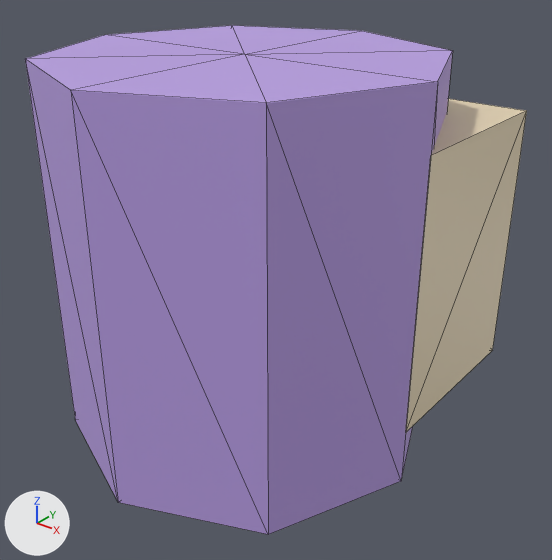
Two versions of the glTF model public/studio/v2.15.0/d_treasure/model.glb, one commit apart.
Rendered twice from a 50 mm camera at (2.41, -3.78, 1.61) aimed at (0.16, -0.96, -0.14). The axes (+X, +Y, +Z) are drawn at lower left. The lights are the same throughout. The older version comes first. Mesh edges are drawn as thin lines. Where no turn or scale is listed for an object, it has been applied to the vertices.

Objects in the first picture: 'part0', 'part1'.
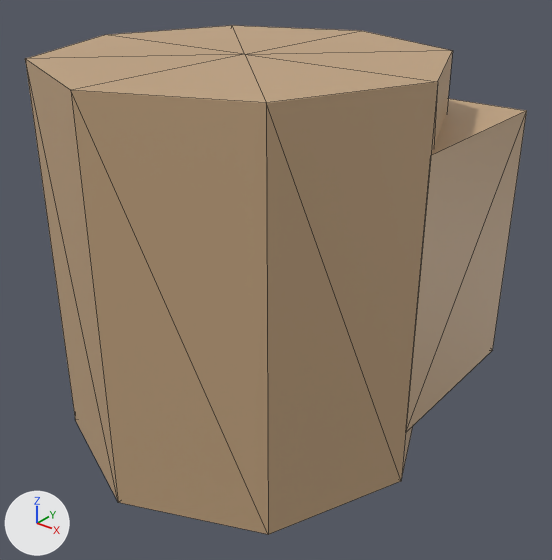
The change, as a list of edits to the scene's bpy script:
```text
Change me_geometry_0:
    where me_geometry_0.from_pydata(...)  # 8 vertices, 12 faces; spans x -1.0..1.0, y -1.0..0.0, z -0.7..0.7
    used by ob_part0; location = (0.0, 0.0, 0.0)
    me_geometry_0 part 1: 12 faces centred in x -1.0..1.0, y -1.0..0.0, z -0.7..0.7 are repainted in the vertex colours; the middle colour goes from beige #e7d6b4 to beige #c4a581
Change me_geometry_1:
    where me_geometry_1.from_pydata(...)  # 18 vertices, 32 faces; spans x -1.0..1.0, y -2.0..0.0, z -1.0..1.0
    used by ob_part1; location = (0.0, 0.0, 0.0)
    me_geometry_1 part 2: 32 faces centred in x -0.9..0.9, y -1.9..-0.1, z -1.0..1.0 are repainted in the vertex colours; the middle colour goes from purple #bba0e6 to beige #c4a581
```

Changed parts and their boxes (x1, y1, x2, y2) in the pictures (552 x 560 px):
part 1 of me_geometry_0, recoloured
    both: (406, 99, 527, 432)
part 2 of me_geometry_1, recoloured (purple to beige)
    both: (25, 25, 453, 534)
